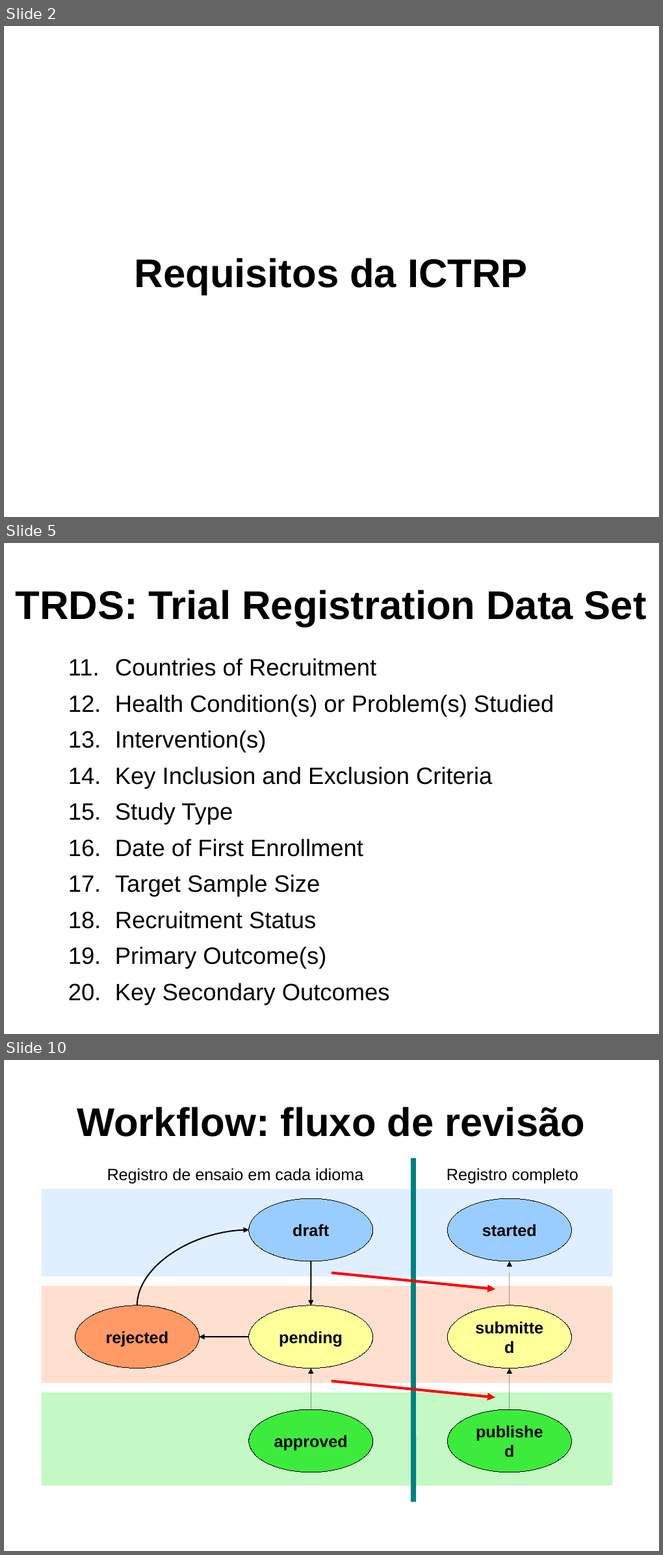
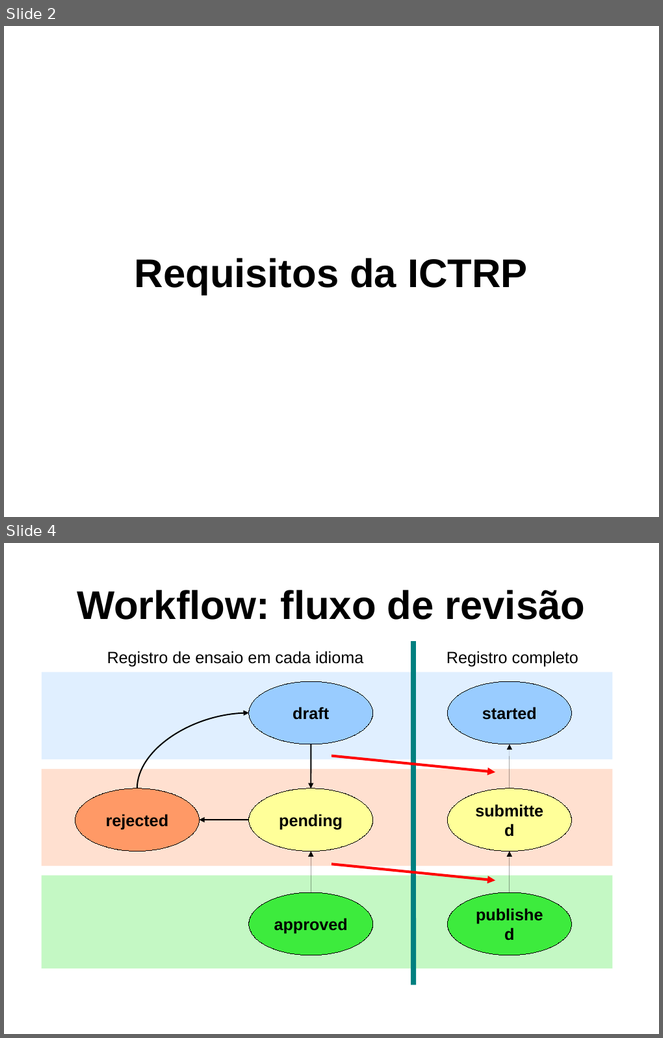
Before and after one commit to frac/opentrials, a slide deck: docs/fiocruz-2009-11.odp. Shown one above the other, each under a label of ours: slides 2, 5 and 10 before the commit, slides 2 and 4 after it; the slides between them are not shown. The pictures are 663x1555 and 663x1038 pixels, drawn with LibreOffice and Linux fonts; fonts in the diff are those of the drawing; background and template pictures are left out. Boxes give left, top, right and bottom in pixels: in the first picture for what was removed or moved away, otherwise in the second. Text is boxed around its words. In the diff, an @@ line names an element or a change of style, - is before the commit and + after.

```diff
--- a/docs/fiocruz-2009-11.odp
+++ b/docs/fiocruz-2009-11.odp
@@ slide 5 removed at [4,543,659,1034], background picture (left out) @@
@@ title removed at [16,590,647,627] @@
-TRDS: Trial Registration Data Set
@@ text removed at [68,658,554,1006] @@
-11. Countries of Recruitment
-12. Health Condition(s) or Problem(s) Studied
-13. Intervention(s)
-14. Key Inclusion and Exclusion Criteria
-15. Study Type
-16. Date of First Enrollment
-17. Target Sample Size
-18. Recruitment Status
-19. Primary Outcome(s)
-20. Key Secondary Outcomes
@@ what was slide 10 is now slide 4 @@
```
Also in this commit, not shown: 2 slides changed, 6 slides added, 5 other slides removed, 2 other files.
